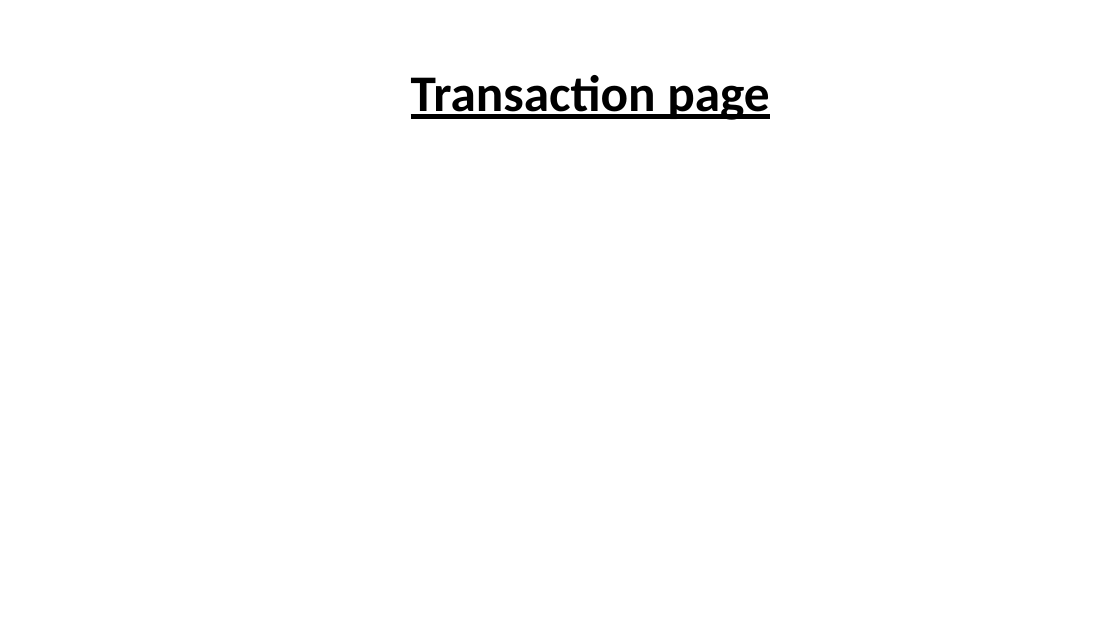
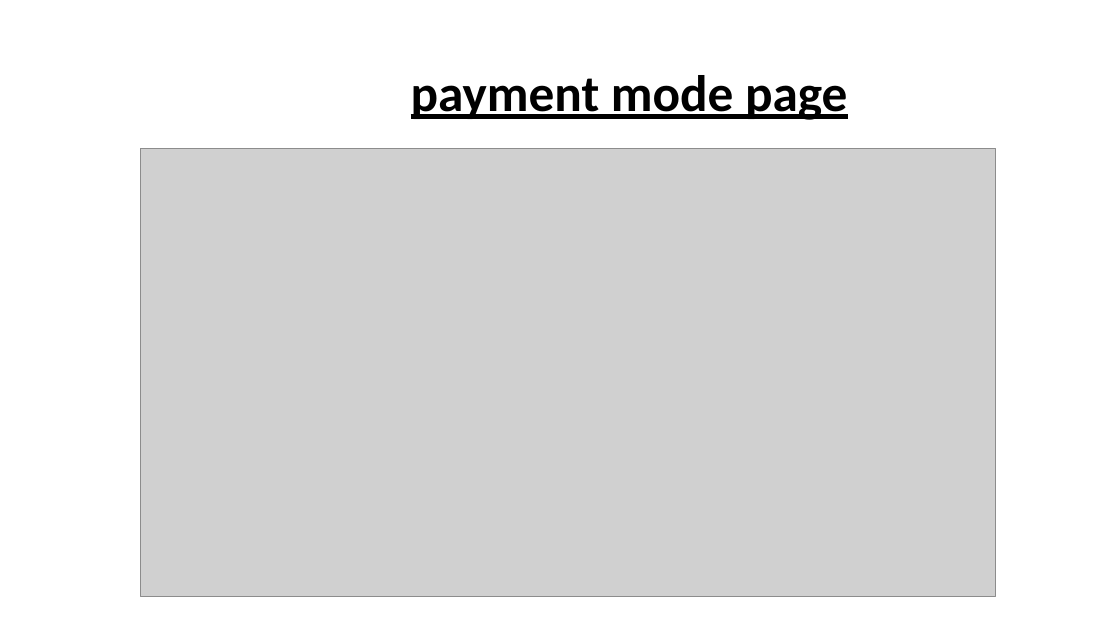
Before and after one commit to 22020771-Teo-KaiXin/22020771-TeoKaixin-C369-3D-E63C-A-GA, a slide deck: slide 11 of G369 GA.pptx. Drawn at 1120x630 pixels with LibreOffice and Linux fonts; fonts in the diff are those of the drawing; grey boxes stand for pictures. Boxes give left, top, right and bottom in pixels: in the first picture for what was removed or moved away, otherwise in the second. Text is boxed around its words. In the diff, an @@ line names an element or a change of style, - is before the commit and + after.

```diff
--- a/G369 GA.pptx
+++ b/G369 GA.pptx
@@ title at (411, 75, 847, 120): text changed @@
-Transaction page
+payment mode page
@@ picture added at (141, 148, 996, 597) @@
```
Also in this commit, not shown: 4 other slides changed, 1 slide added, 1 slide removed, 3 other files.
